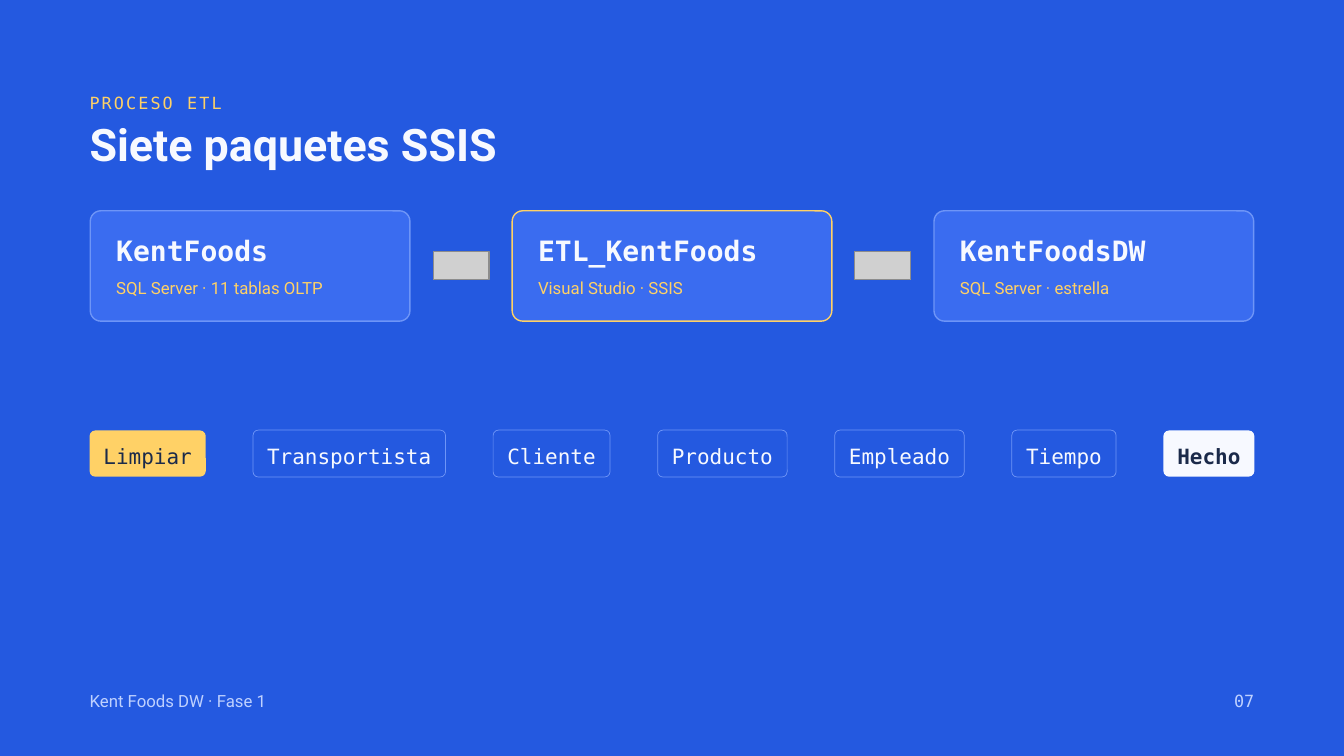
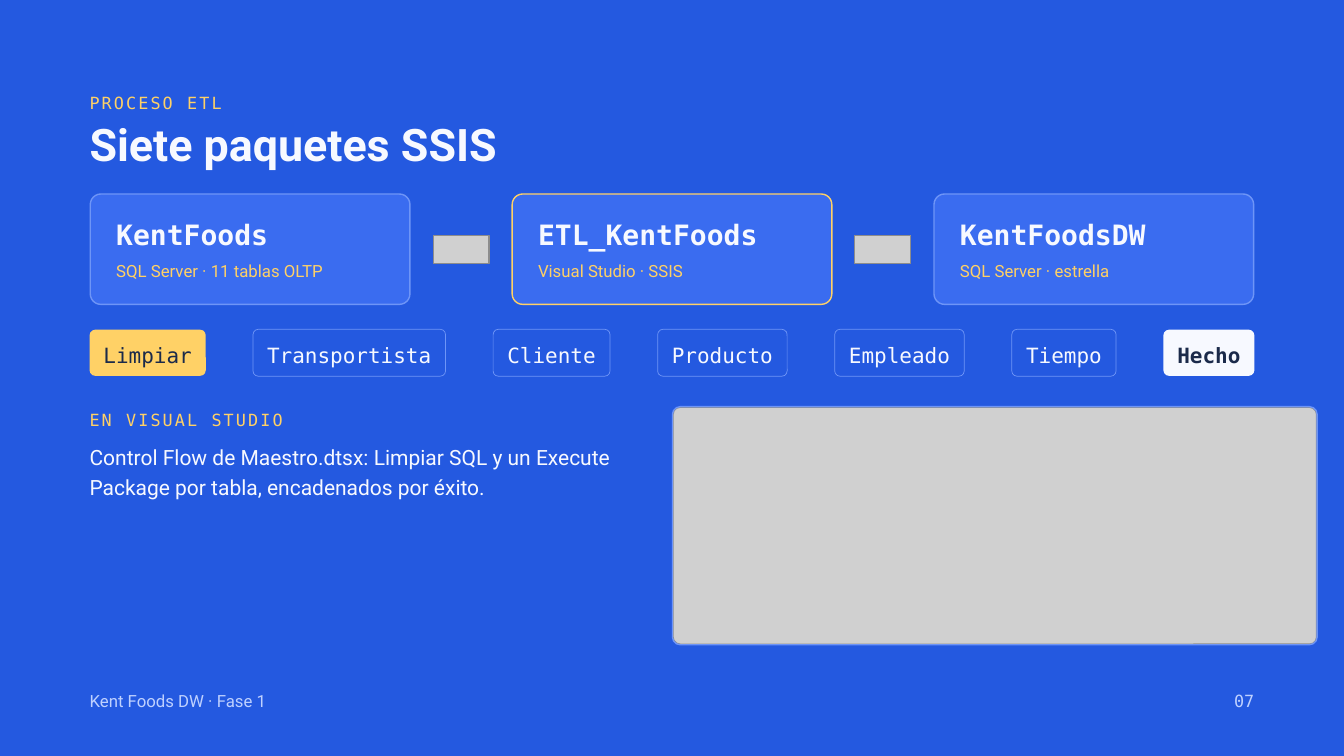
Before and after one commit to goodboimax/inteligencia-de-negocios, a slide deck: slide 7 of docs/presentacion/presentacion-fase1-kentfoods.pptx. Drawn at 1344x756 pixels with LibreOffice and Linux fonts; fonts in the diff are those of the drawing; grey boxes stand for pictures; background and template pictures are left out. Boxes give left, top, right and bottom in pixels: in the first picture for what was removed or moved away, otherwise in the second. Text is boxed around its words. In the diff, an @@ line names an element or a change of style, - is before the commit and + after.

Commit message:
Actualiza presentacion de la Fase 1 con capturas de SSIS y nueva paleta

```diff
--- a/docs/presentacion/presentacion-fase1-kentfoods.pptx
+++ b/docs/presentacion/presentacion-fase1-kentfoods.pptx
@@ 6 texts, 3 rounded rectangles, 2 pictures: place and size @@
-6 texts, 3 rounded rectangles, 2 pictures at bbox=[91, 211, 1254, 321]
+6 texts, 3 rounded rectangles, 2 pictures at bbox=[91, 195, 1254, 304]
@@ 7 rounded rectangles: place and size @@
-7 rounded rectangles at bbox=[90, 431, 1254, 478]
+7 rounded rectangles at bbox=[90, 330, 1254, 377]
@@ text added at bbox=[90, 413, 283, 427], 12 pt, text #FFD166 @@
+EN VISUAL STUDIO
@@ rounded rectangle added at bbox=[673, 406, 1318, 644], outline #6E95F7 1 pt @@
@@ picture added at bbox=[674, 407, 1317, 644] @@
@@ text added at bbox=[90, 449, 610, 500], 15 pt, text #F7F9FF @@
+Control Flow de Maestro.dtsx: Limpiar SQL y un Execute Package por tabla, encadenados por éxito.
```
Also in this commit, not shown: 1 other slide changed.
